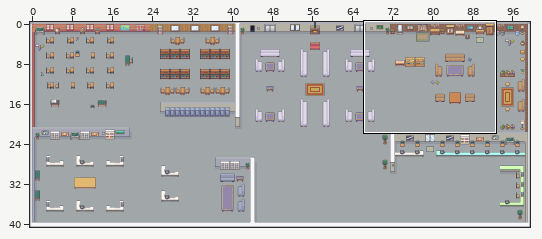
One commit to this Tiled map: resources/defaultmap.tmx. Above, an overview of the earlier version with the close-up marked.
Close-up. Before the commit:
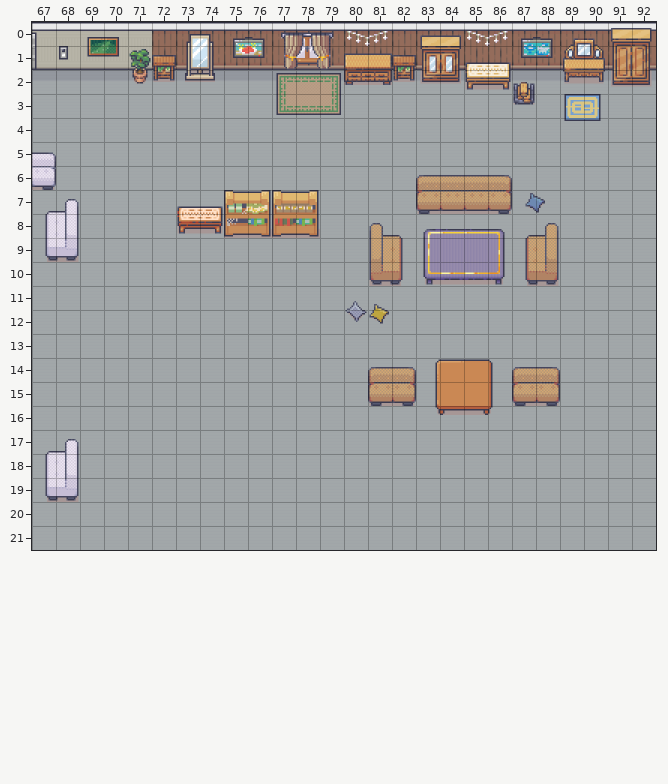
Cells are 32x32 px. Shown: x 67..92, y 0..21. The commit also changed other parts of the map, which this record leaves out.
Once edited:
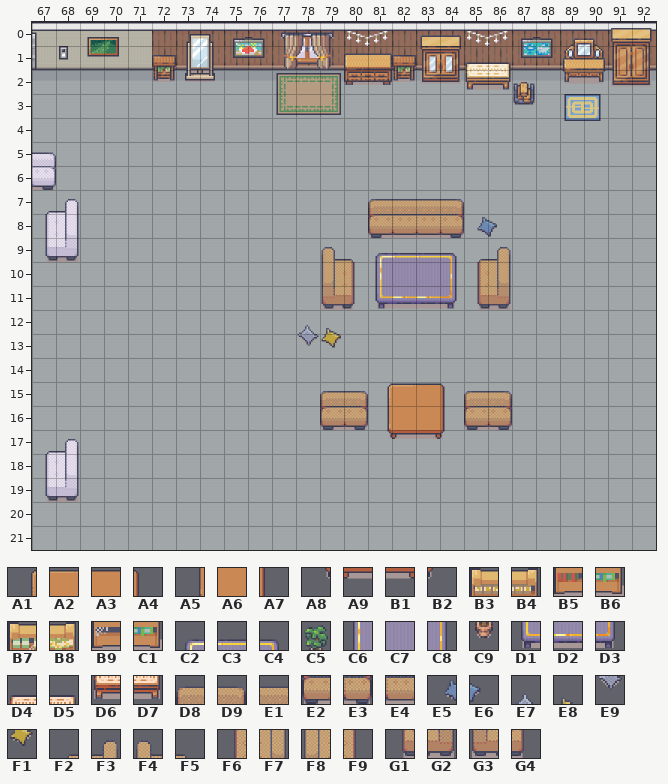
Key: from "MyTerrain": A1 160, A2 161, A3 162, A4 163, A5 176, A6 177, A7 179, A8 192, A9 193, B1 194, B2 195, B3 229, B4 230, B5 245, B6 246, B7 261, B8 262, B9 277, C1 278, C2 727, C3 728, C4 729, C5 732, C6 743, C7 744, C8 745, C9 748, D1 759, D2 760, D3 761, D4 818, D5 819, D6 834, D7 835, D8 1159, D9 1160, E1 1161, E2 1175, E3 1176, E4 1177, E5 1196, E6 1197, E7 1211, E8 1212, E9 1227, F1 1228, F2 1287, F3 1288, F4 1289, F5 1290, F6 1303, F7 1304, F8 1305, F9 1306, G1 1319, G2 1320, G3 1321, G4 1322.
__ is an empty cell.
Tiles replaced or removed in this view: A1, A2, A3, A4, A5, A6, A7, A8, A9, B1, B2, B3, B4, B5, B6, B7, B8, B9, C1, C2, C3, C4, C5, C6, C7, C8, C9, D1, D2, D3, D4, D5, D6, D7, D8, D9, E1, E2, E3, E4, E5, E6, E7, E8, E9, F1, F2, F3, F4, F5, F6, F7, F8, F9, G1, G2, G3, G4.
The exact change:
Changed rows in their new state; .. is an unchanged cell.
Layer "World":
first column x 71:
 1 __
 2 __
first column x 73:
 6 .. .. .. .. .. .. .. .. .. .. __ __ __ __ .. ..
 7 __ __ __ __ __ __ .. .. D8 E1 E1 D9 __ __ __ __
 8 __ __ __ __ __ __ .. .. E2 E4 E4 E3 E5 E6 __ __
 9 .. .. .. .. .. .. F4 F5 C2 C3 C3 C4 F2 F3 __ __
10 .. .. .. .. .. .. F8 F9 C6 C7 C7 C8 F6 F7 __ __
11 .. .. .. .. .. .. G3 G4 D1 D2 D2 D3 G1 G2 .. ..
12 .. .. .. .. .. E7 E8 __ __ .. .. .. .. .. .. ..
13 .. .. .. .. .. E9 F1 .. .. .. .. .. .. .. .. ..
14 .. .. .. .. .. .. .. .. __ __ __ __ __ __ __ __
15 .. .. .. .. .. .. D8 D9 A1 A2 A3 A4 D8 D9 __ __
16 .. .. .. .. .. .. E2 E3 A5 A6 A6 A7 E2 E3 .. ..
17 .. .. .. .. .. .. .. .. A8 A9 B1 B2 .. .. .. ..
Changed places in both close-ups, as pixel boxes (x1, y1, x2, y2):
removed: (129, 49, 151, 84)
changed: (177, 175, 559, 348)
changed: (320, 359, 560, 439)
